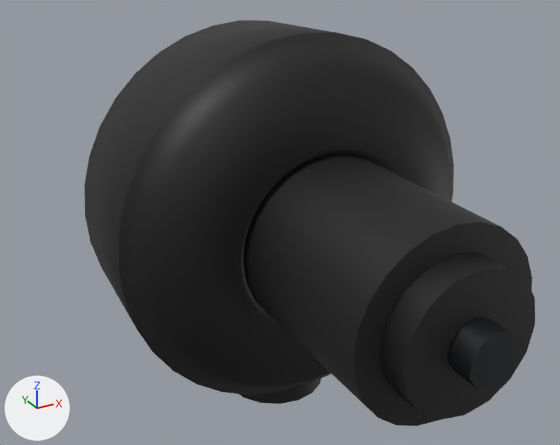
Before and after pictures for a commit that changed the glTF model public/parts/heater-blower.glb.
One viewpoint serves both versions: a 50 mm lens placed at (248.9, -579.1, 219.2), pointed at (329.7, -432.2, 145.8). Arrows for +X, +Y and +Z are at lower left; the lights stay in place. The first picture is the older version. Where no turn or scale is listed for an object, it has been applied to the vertices. Vertices at exactly the same position are counted once.

In view in the first picture: 'heater-blower:blackPlastic', 'heater-blower:darkSteel'.
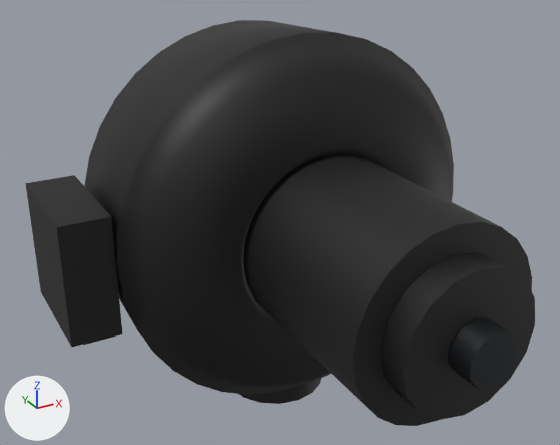
Where the newer file only moved an object's origin or applied its transform, the numbers keep the older frame.

What differs and where, as boxes (x1, y1, x2, y2) in the pictures (560 x 445 px; the box of a moved part takes in the faces that stretch with it):
'heater-blower:blackPlastic', reshaped (13% wider)
    before: (84, 20, 535, 426)
    after: (25, 20, 535, 426)
part 1 of me_mesh_0, moved or reshaped (not visible before)
    after: (25, 175, 122, 347)

The change in detail:
me_mesh_0 is used by ob_heater_blower_blackplastic; location (340.0, -436.0, 137.0).
me_mesh_0 had 386 vertices, 752 faces and spanned x -48.0..48.0, y -52.0..52.0, z -51.0..51.0.
me_mesh_0 now has 386 vertices, 752 faces and spans x -60.0..48.0, y -52.0..52.0, z -51.0..51.0.
me_mesh_0 part 1: the loose piece of 8 vertices spanning x -40.0..-28.0, y 12.0..42.0, z -15.0..15.0 is moved by (-20.0, 0.0, 0.0).
Other edits to the shape of me_mesh_0 do not show in these pictures.
